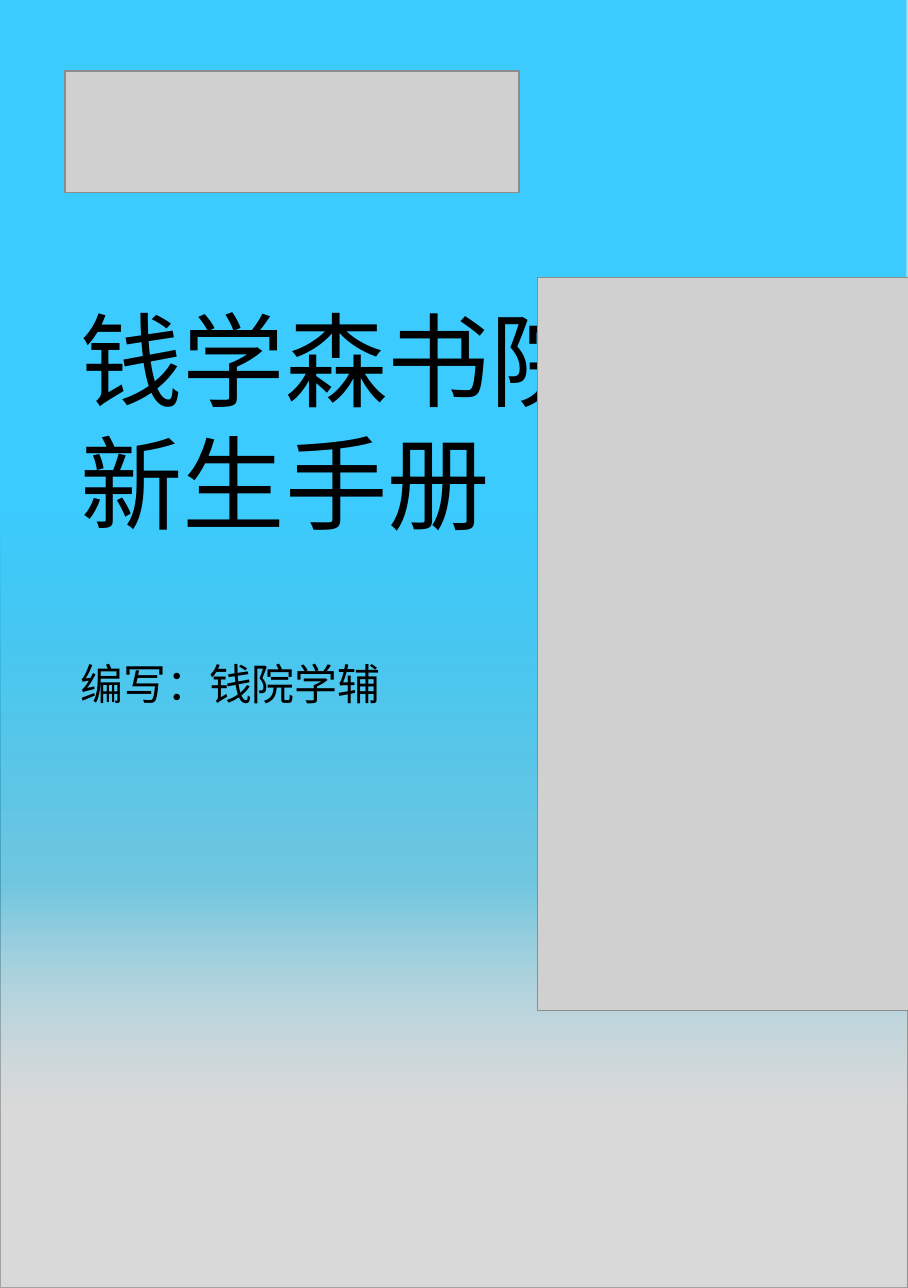
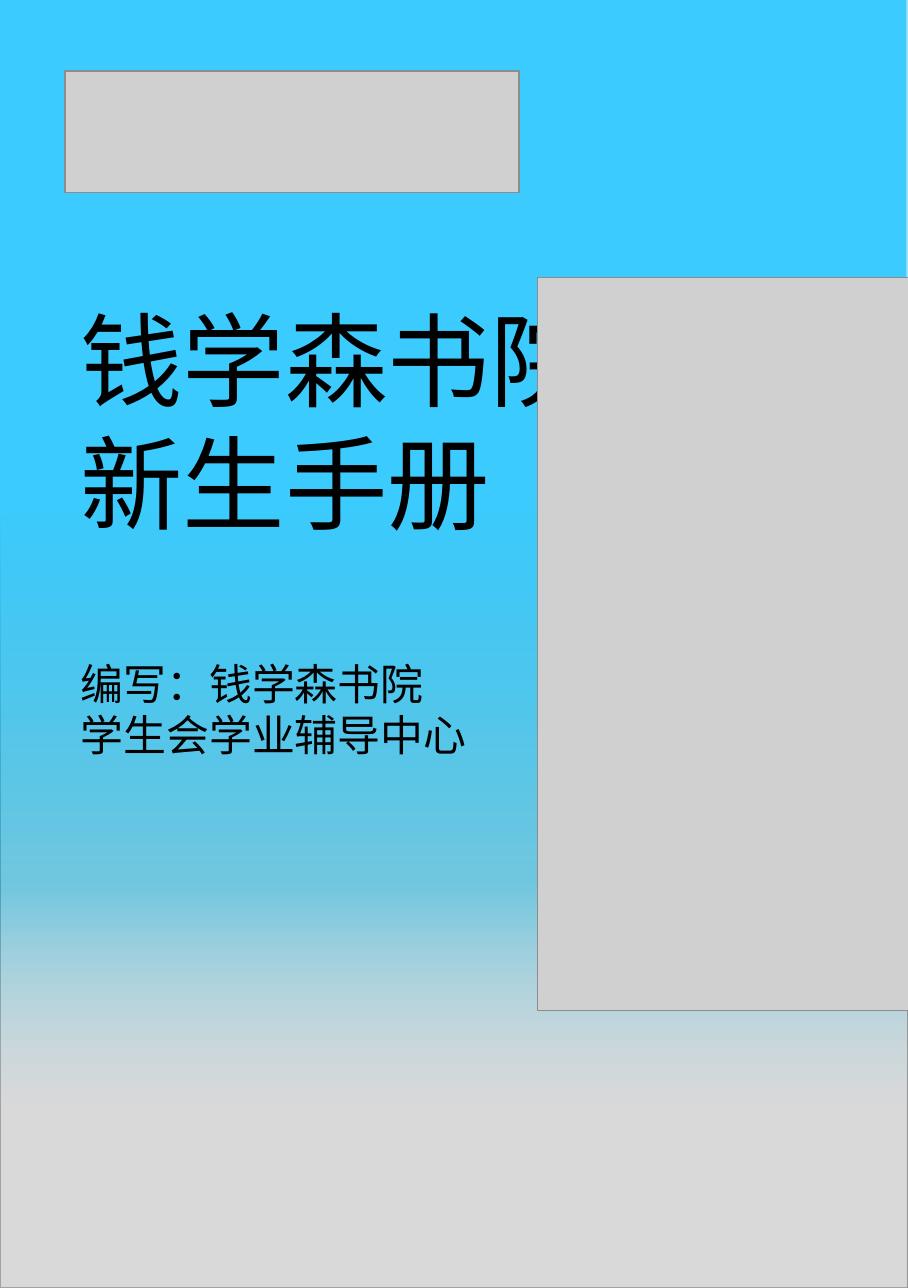
Before and after one commit to qyxf/freshman-manual, a slide deck: slide 1 of ppt.pptx. Drawn at 908x1288 pixels with LibreOffice and Linux fonts; fonts in the diff are those of the drawing; grey boxes stand for pictures. Boxes give left, top, right and bottom in pixels: in the first picture for what was removed or moved away, otherwise in the second. Text is boxed around its words. In the diff, an @@ line names an element or a change of style, - is before the commit and + after.

Commit message:
将钱院学辅更改为钱学森书院学生会学业辅导中心

```diff
--- a/ppt.pptx
+++ b/ppt.pptx
@@ text at [81,663,467,755]: text changed @@
-编写：钱院学辅
+编写：钱学森书院 学生会学业辅导中心
```
Also in this commit, not shown: 2 other files.
